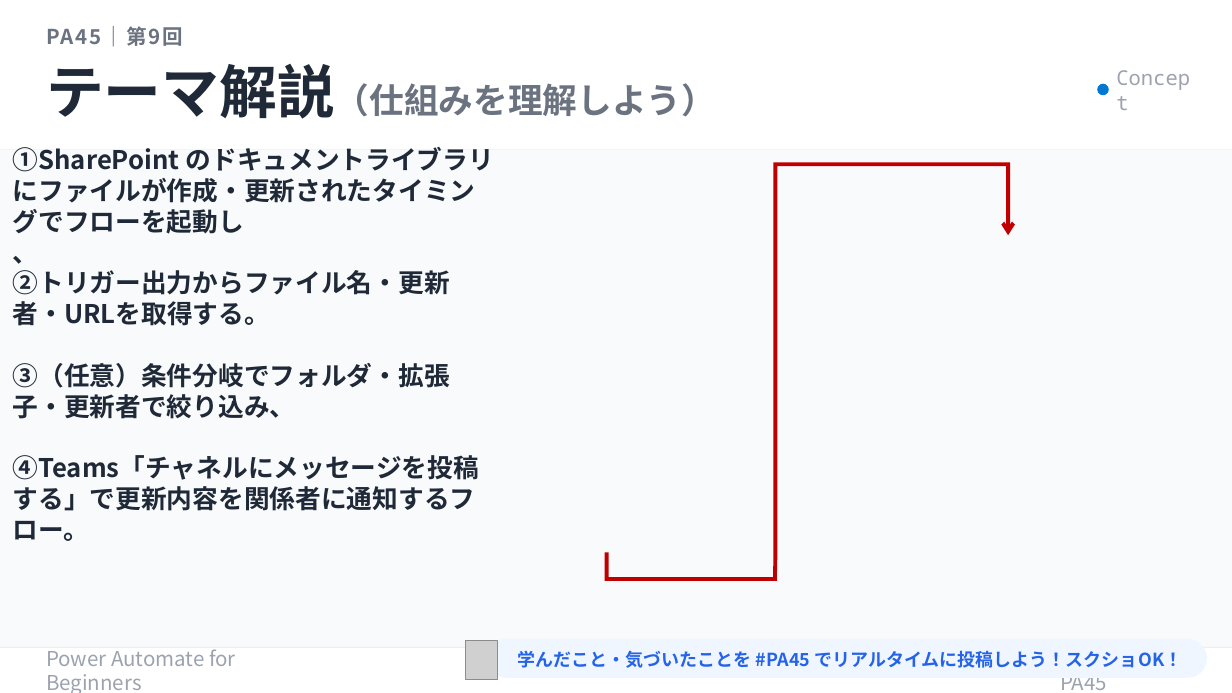
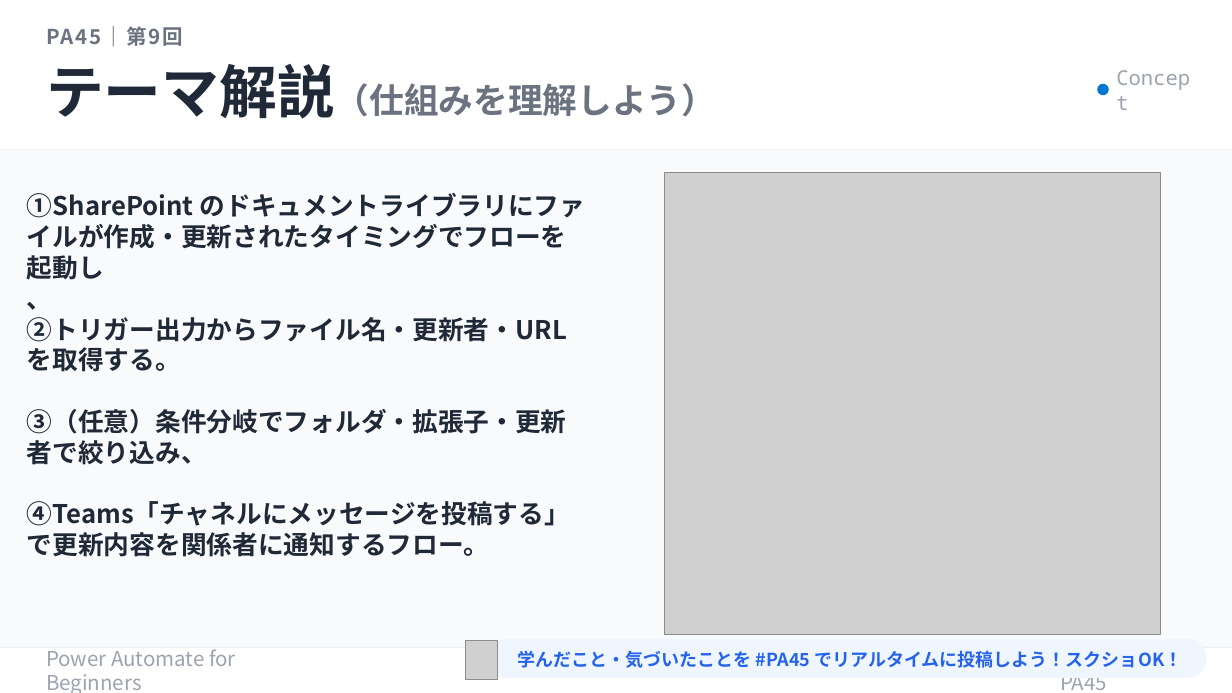
Before and after one commit to Haru-PowerPlatform/pa45, a slide deck: slide 8 of assets/pa45/P009_PA45_SharePointTeams_20260507.pptx. Drawn at 1232x693 pixels with LibreOffice and Linux fonts; fonts in the diff are those of the drawing; grey boxes stand for pictures. Boxes give left, top, right and bottom in pixels: in the first picture for what was removed or moved away, otherwise in the second. Text is boxed around its words. In the diff, an @@ line names an element or a change of style, - is before the commit and + after.

```diff
--- a/assets/pa45/P009_PA45_SharePointTeams_20260507.pptx
+++ b/assets/pa45/P009_PA45_SharePointTeams_20260507.pptx
@@ freeform shape removed at <box>606,165,1008,579</box> @@
@@ picture added at <box>665,173,1160,635</box> @@
@@ text "①SharePoint のドキュメントライブラリにファイルが作成・更新されたタイミングでフローを起動し" rewrapped from <box>13,147,494,541</box> to <box>27,193,586,557</box> @@
```
Also in this commit, not shown: 2 other slides changed, 2 other files.
